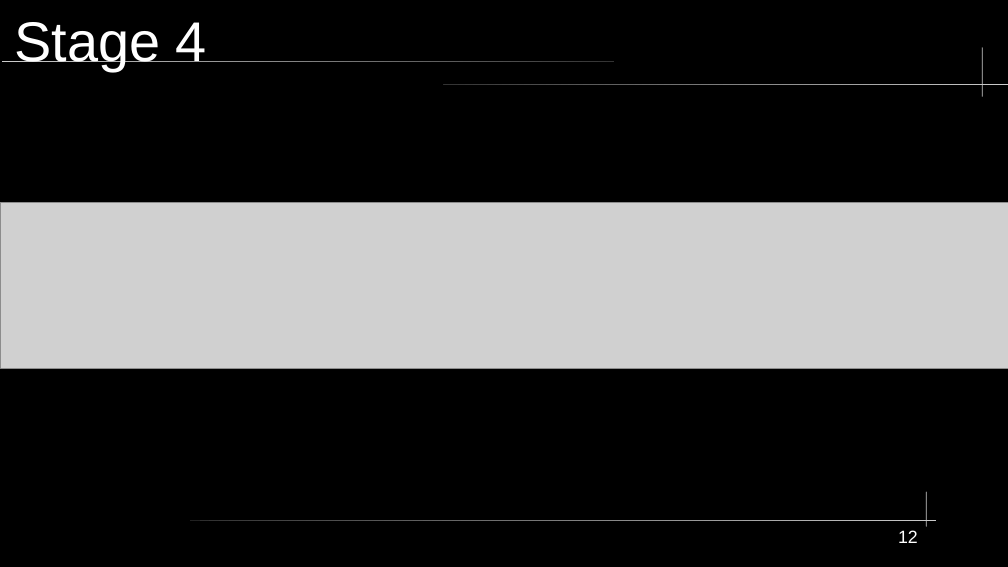
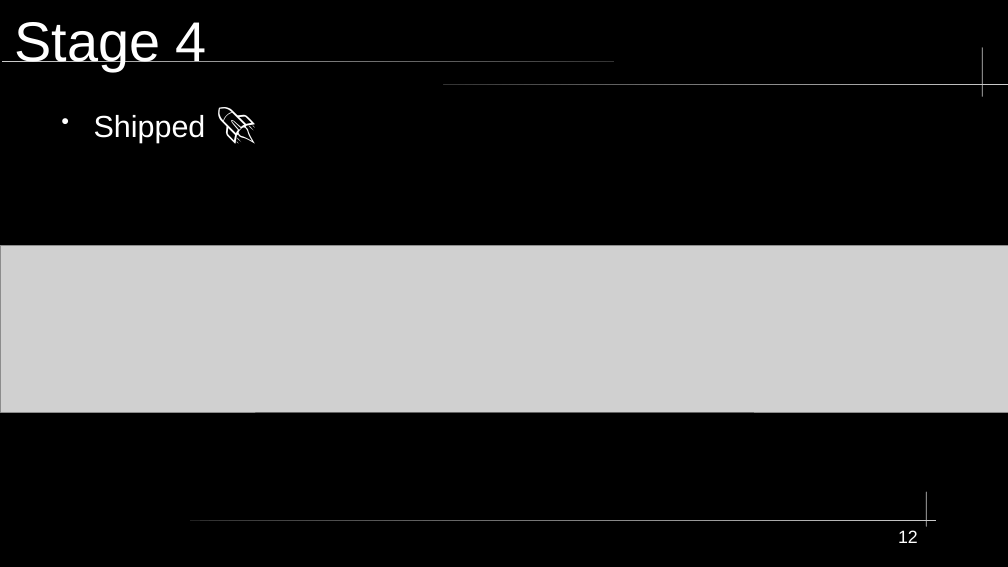
Before and after one commit to KWaloen/tc39_proposals_project, a slide deck: slide 12 of Data Analysis/Presentation/TC39 Process Documents.odp. Drawn at 1008x567 pixels with LibreOffice and Linux fonts; fonts in the diff are those of the drawing; grey boxes stand for pictures. Boxes give left, top, right and bottom in pixels: in the first picture for what was removed or moved away, otherwise in the second. Text is boxed around its words. In the diff, an @@ line names an element or a change of style, - is before the commit and + after.

```diff
--- a/Data Analysis/Presentation/TC39 Process Documents.odp
+++ b/Data Analysis/Presentation/TC39 Process Documents.odp
@@ text added at box(94, 115, 206, 143), 24 pt, text #FFFFFF @@
+● Shipped 🚀
@@ picture: place and size @@
-picture at box(1, 203, 1008, 370)
+picture at box(1, 246, 1008, 413)
```
Also in this commit, not shown: 6 other slides changed.
